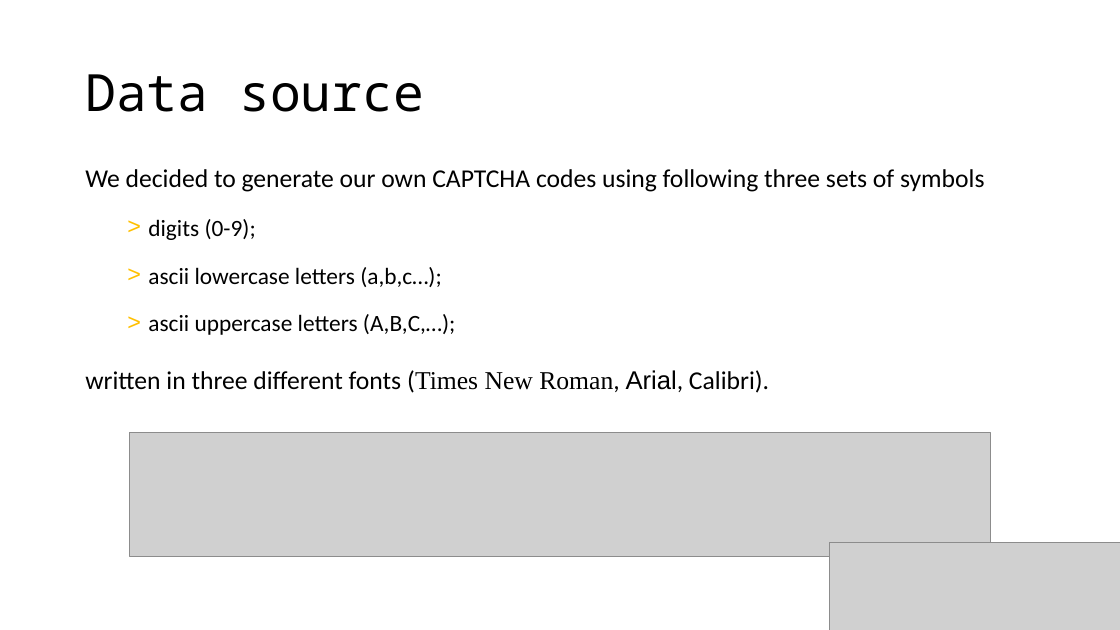
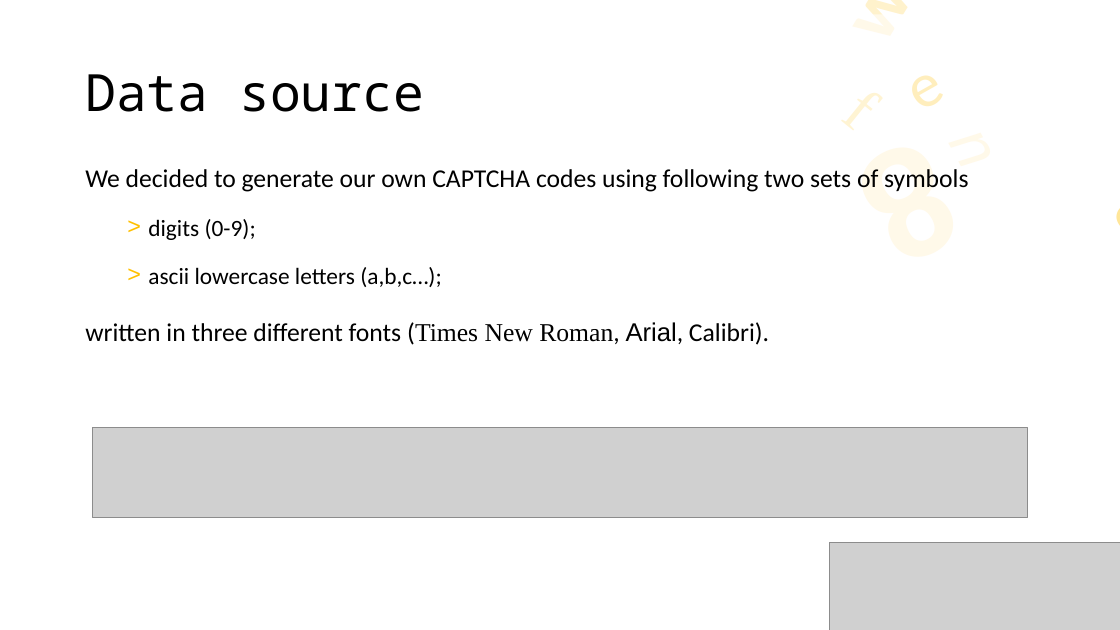
Before and after one commit to Strojove-uceni/final-projects-i_am_not_a_robot, a slide deck: slide 3 of presentation/Final_presentation_draft.pptx. Drawn at 1120x630 pixels with LibreOffice and Linux fonts; fonts in the diff are those of the drawing; grey boxes stand for pictures. Boxes give left, top, right and bottom in pixels: in the first picture for what was removed or moved away, otherwise in the second. Text is boxed around its words. In the diff, an @@ line names an element or a change of style, - is before the commit and + after.

```diff
--- a/presentation/Final_presentation_draft.pptx
+++ b/presentation/Final_presentation_draft.pptx
@@ rectangle added at (765, 14, 1107, 349), fill #FFFFFF at 57% opacity @@
@@ group added at (723, 10, 1120, 332): 5 texts @@
+8
+w
+0
+n
+f
@@ text at (85, 169, 968, 192): text changed @@
-We decided to generate our own CAPTCHA codes using following three sets of symbols
+We decided to generate our own CAPTCHA codes using following two sets of symbols
@@ text at (148, 314, 455, 335): paragraph removed @@
-  > ascii uppercase letters (A,B,C,…);
@@ picture: place and size @@
-picture at (130, 433, 991, 556)
+picture at (92, 428, 1028, 518)
```
Also in this commit, not shown: 1 other slide changed, 5 slides added, 2 slides removed.
